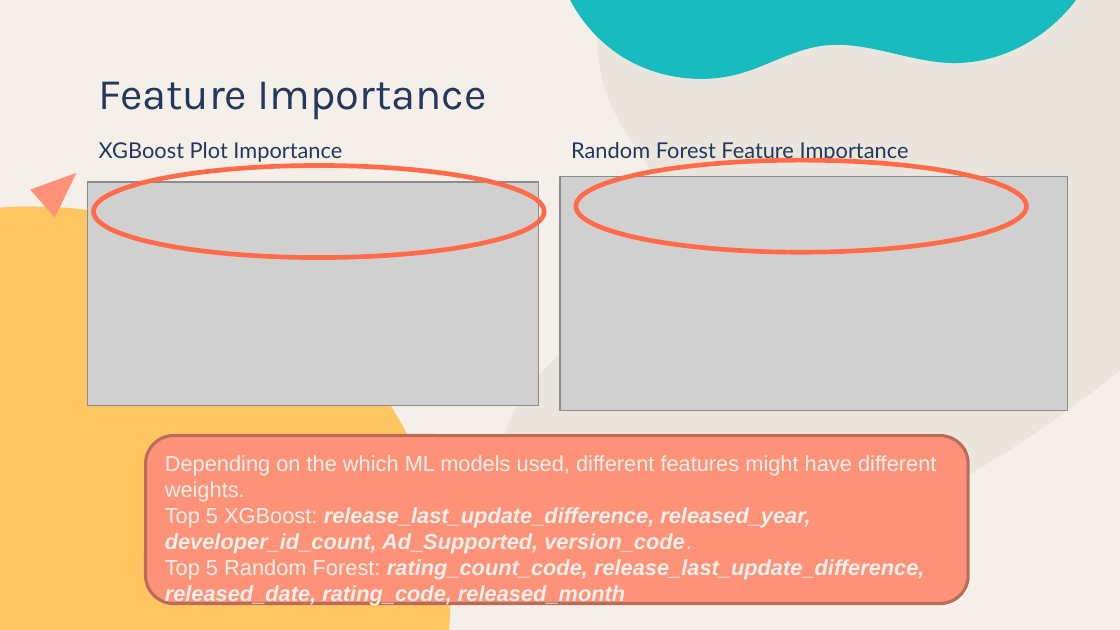
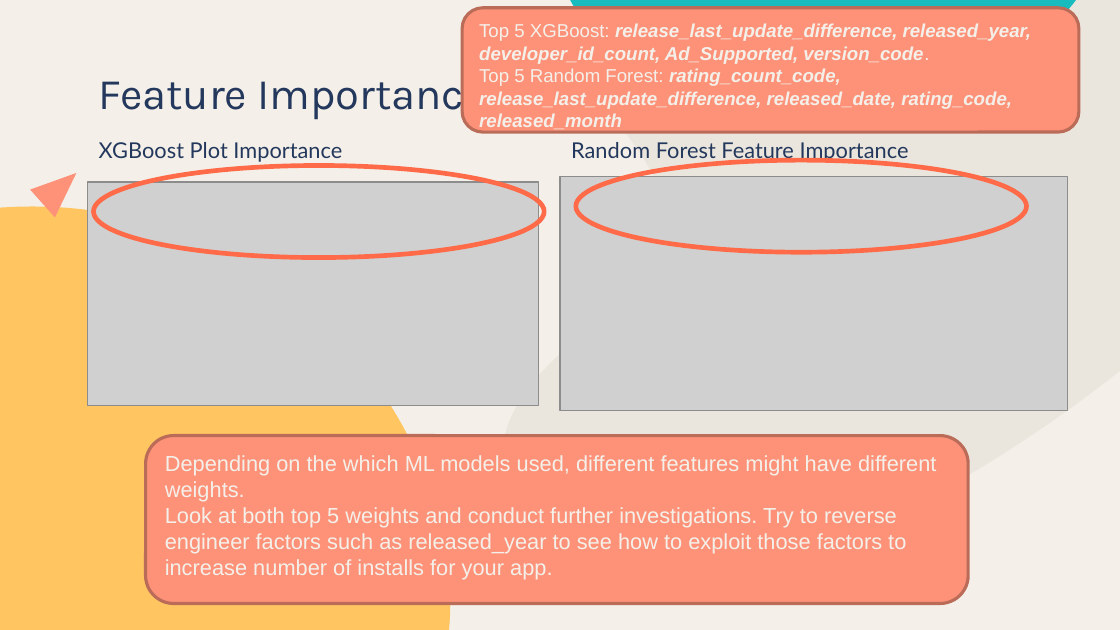
Before and after one commit to LiyanaRoslie/google-apps-ml, a slide deck: slide 25 of Final_Presentation.pptx (slide 24 before the commit). Drawn at 1120x630 pixels with LibreOffice and Linux fonts; fonts in the diff are those of the drawing; grey boxes stand for pictures. Boxes give left, top, right and bottom in pixels: in the first picture for what was removed or moved away, otherwise in the second. Text is boxed around its words. In the diff, an @@ line names an element or a change of style, - is before the commit and + after.

```diff
--- a/Final_Presentation.pptx
+++ b/Final_Presentation.pptx
@@ rounded rectangle added at bbox=[463, 8, 1080, 132], fill #FD9279, outline #BB6C5A 2 pt, 12 pt, text #F4F0E9, bold, italic @@
+Top 5 XGBoost: release_last_update_difference, released_year, developer_id_count, Ad_Supported, version_code.
+Top 5 Random Forest: rating_count_code, release_last_update_difference, released_date, rating_code, released_month
@@ text in rounded rectangle at bbox=[165, 507, 906, 580]: text changed; bold off; italic off @@
-Top 5 XGBoost: release_last_update_difference, released_year, developer_id_count, Ad_Supported, version_code.
-Top 5 Random Forest: rating_count_code, release_last_update_difference, released_date, rating_code, released_month
+Look at both top 5 weights and conduct further investigations. Try to reverse engineer factors such as released_year to see how to exploit those factors to increase number of installs for your app.
```
Also in this commit, not shown: 2 other slides changed, 1 slide added, 1 other file.
